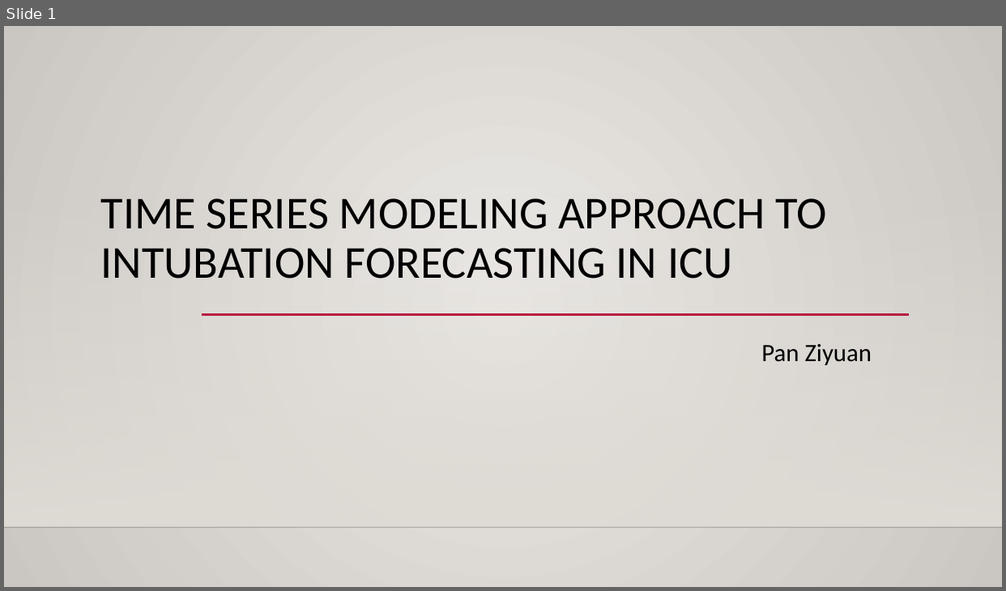
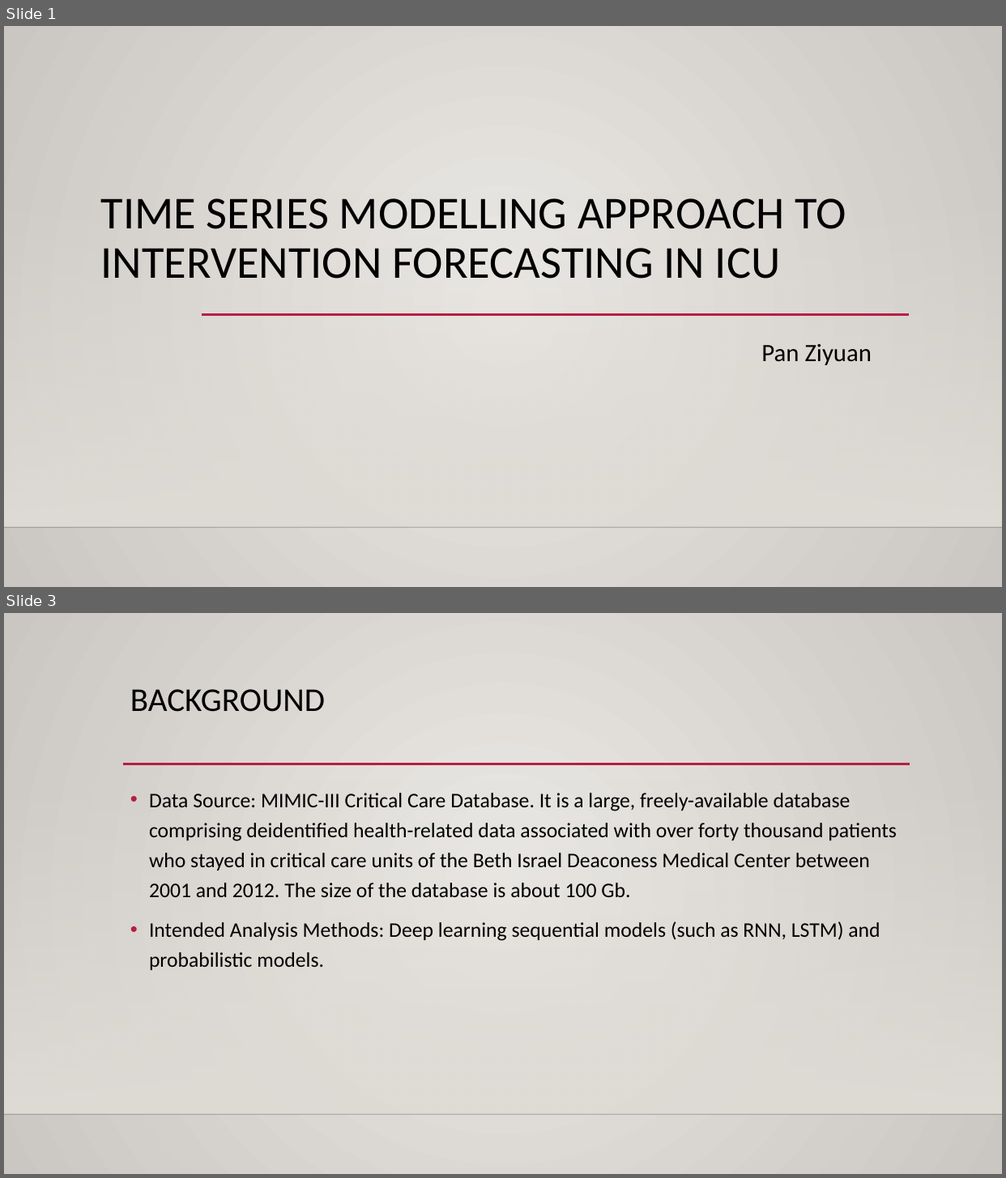
Before and after one commit to MaxPoon/Evidence-Based-Lab-Test-Critical-Value-Discovery-for-ICU-Patients, a slide deck: presentation/Progress_Report_2017_11_6.pptx. Shown one above the other, each under a label of ours: slide 1 before the commit, slides 1 and 3 after it; the slides between them are not shown. The pictures are 1006x591 and 1006x1178 pixels, drawn with LibreOffice and Linux fonts; fonts in the diff are those of the drawing; background and template pictures are left out. Boxes give left, top, right and bottom in pixels: in the first picture for what was removed or moved away, otherwise in the second. Text is boxed around its words. In the diff, an @@ line names an element or a change of style, - is before the commit and + after.

```diff
--- a/presentation/Progress_Report_2017_11_6.pptx
+++ b/presentation/Progress_Report_2017_11_6.pptx
@@ slide 3 added at bbox=[4, 613, 1002, 1174], background gradient #ECEAE7 to #CAC7C1; not listed: 2 template elements that a slide beside it also shows @@
@@ title added at bbox=[130, 689, 325, 712], 32 pt, text #000000 @@
+BACKGROUND
@@ line added from (123, 764) to (910, 764), #B71E42 2.5 pt @@
@@ text added at bbox=[149, 793, 897, 970], 20 pt, text #000000 @@
+• Data Source: MIMIC-III Critical Care Database. It is a large, freely-available database comprising deidentified health-related data associated with over forty thousand patients who stayed in critical care units of the Beth Israel Deaconess Medical Center between 2001 and 2012. The size of the database is about 100 Gb.
+• Intended Analysis Methods: Deep learning sequential models (such as RNN, LSTM) and probabilistic models.
@@ slide 1 changed as well @@
@@ title at bbox=[101, 199, 846, 279]: text changed @@
-TIME SERIES MODELING APPROACH TO INTUBATION FORECASTING IN ICU
+TIME SERIES MODELLING APPROACH TO INTERVENTION FORECASTING IN ICU
```
Also in this commit, not shown: 12 other slides added.
